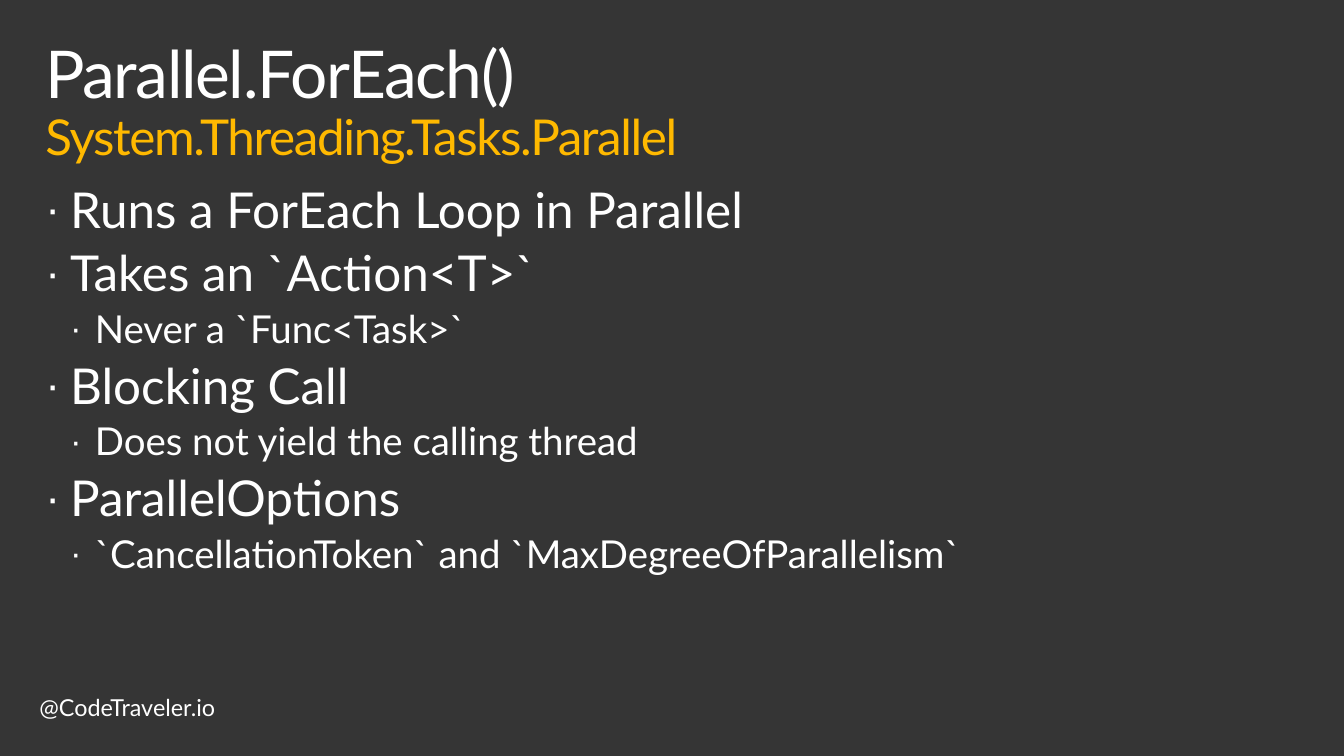
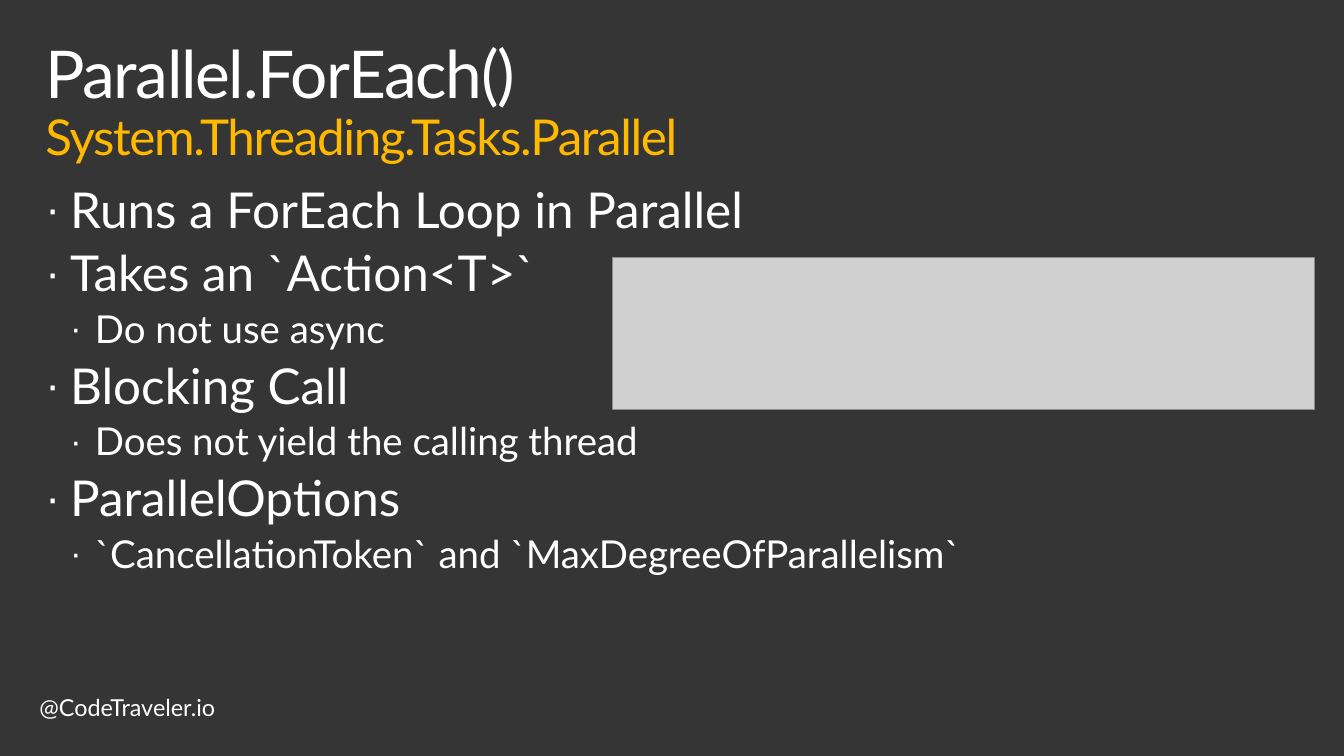
Before and after one commit to TheCodeTraveler/BecomeAnExpertWithAsyncAwait, a slide deck: slide 4 of 7. Data Parallelism/DataParallelism.pptx (slide 6 before the commit). Drawn at 1344x756 pixels with LibreOffice and Linux fonts; fonts in the diff are those of the drawing; grey boxes stand for pictures; background and template pictures are left out. Boxes give left, top, right and bottom in pixels: in the first picture for what was removed or moved away, otherwise in the second. Text is boxed around its words. In the diff, an @@ line names an element or a change of style, - is before the commit and + after.

Commit message:
Update DataParallelism

```diff
--- a/7. Data Parallelism/DataParallelism.pptx
+++ b/7. Data Parallelism/DataParallelism.pptx
@@ picture added at (x1=613, y1=257, x2=1314, y2=409) @@
@@ text at (x1=95, y1=315, x2=385, y2=350): text changed @@
-  · Never a `Func<Task>`
+  · Do not use async
```
Also in this commit, not shown: 7 other slides changed, 2 slides removed, 1 other file.
